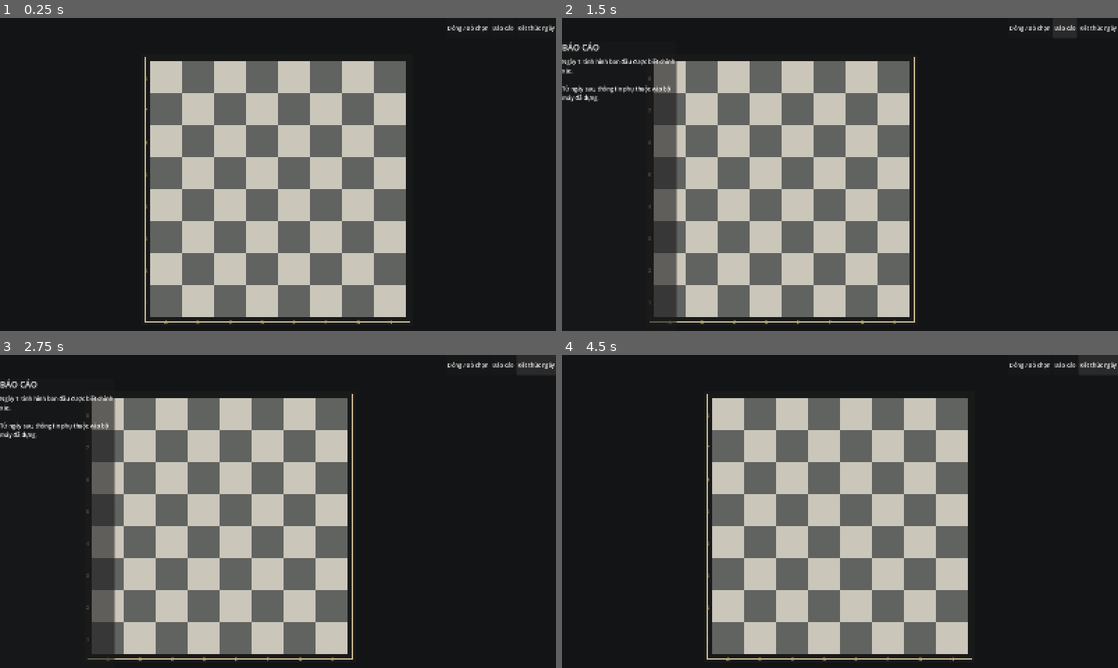
Above: before the commit, frames 1-4 (two rows, left to right).
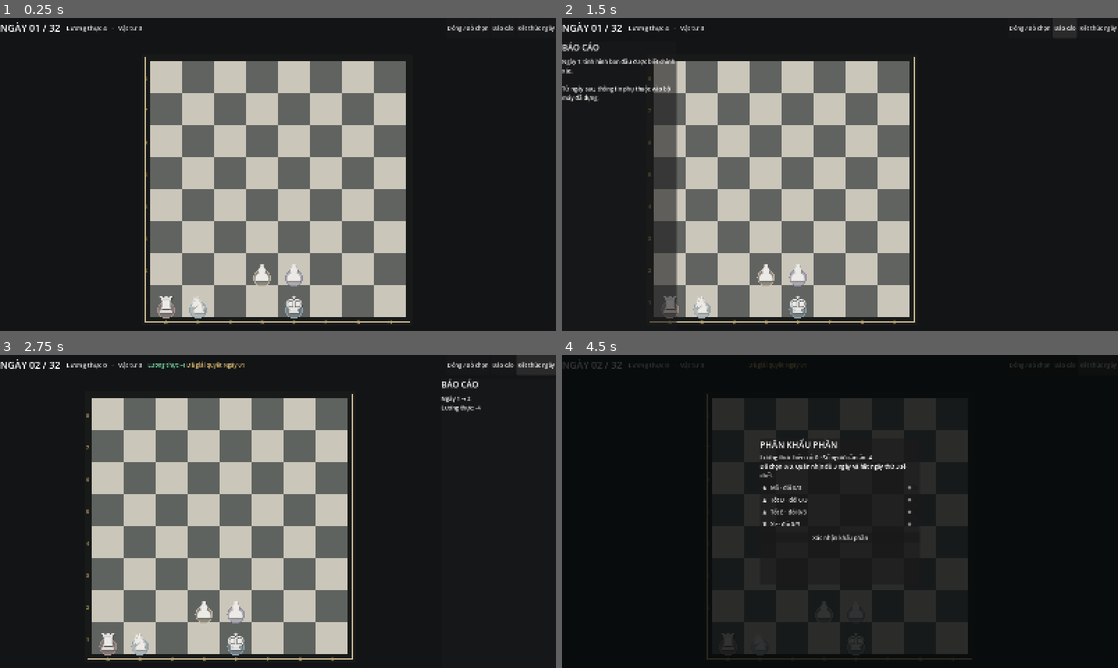
Above: after the commit, the same moments.

Repository: LonelyChromosome/demoX
Game: Godot game, scene res://src/app/main.tscn
Two runs of this game, one before a commit and one after it. Both use one fixed random seed, a clock stepped at 60 frames per second and the inputs below.
Inputs:
- Up to frame 1 (0.25 s): no input
- Up to frame 2 (1.5 s): click "Đóng / Bỏ chọn" at 0.5 s; click "Báo cáo" at 1.25 s
- Up to frame 3 (2.75 s): click "Kết thúc ngày" at 2 s
- Up to frame 4 (4.5 s): click "Đóng / Bỏ chọn" at 2.75 s; click "Báo cáo" at 3.5 s; click "Kết thúc ngày" at 4.25 s

The runs differ from the first frame. In frame 1, 1.0% of the frame differs, in the area x 0-55%, y 1-96%; in frame 2, 0.9%; in frame 3, 5.4%; in frame 4, 38%, in the area x 0-100%, y 0-98%.
Error before the commit: Parse Error: Cannot infer the type of "construction_building" variable because the value doesn't have a set type. (res://src/board/board_controller.gd:109)

Commit message:
fix: infer construction assignment from board position

Diff:
--- a/src/core/turn_manager.gd
+++ b/src/core/turn_manager.gd
@@ -210,6 +210,38 @@
 		if slots.has(cell):
 			return {"building_id": candidate.id, "role": slots[cell]}
 	return {}
+
+func get_construction_building_at(cell: Vector2i) -> BuildingState:
+	var planned := get_planned_building_at_cell(cell)
+	if (
+		planned != null
+		and cell != planned.core_cell
+		and planned.phase == GameEnums.BuildingPhase.BLUEPRINT
+	):
+		return planned
+	var committed := building_system.building_at_cell(state, cell)
+	if (
+		committed != null
+		and cell != committed.core_cell
+		and committed.phase in [GameEnums.BuildingPhase.BLUEPRINT, GameEnums.BuildingPhase.BUILDING]
+	):
+		return committed
+	return null
+
+
+func plan_construction_drop(unit_id: String, cell: Vector2i) -> bool:
+	if not can_edit_orders():
+		return false
+	var building := get_construction_building_at(cell)
+	var unit := state.units.get(unit_id) as UnitState
+	if building == null or unit == null or not unit.can_be_builder():
+		return false
+	order_queue.plan_job_slot(building.id, cell, GameEnums.JobRole.BUILDER)
+	var planned := get_planned_building(building.id)
+	if planned != null:
+		return order_queue.add_planned_builder(building.id, unit_id, cell)
+	return queue_assign_builder(building.id, unit_id, cell) != null
+
 
 func plan_job_drop(unit_id: String, cell: Vector2i) -> bool:
 	if not can_edit_orders():
